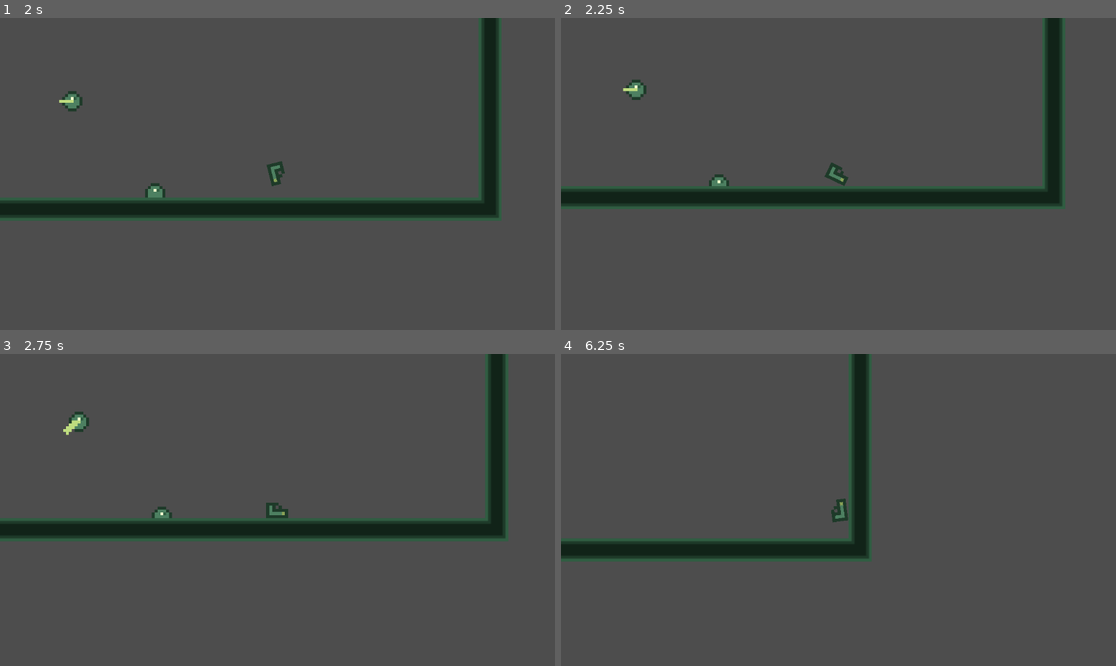
Above: before the commit, frames 1-4 (two rows, left to right).
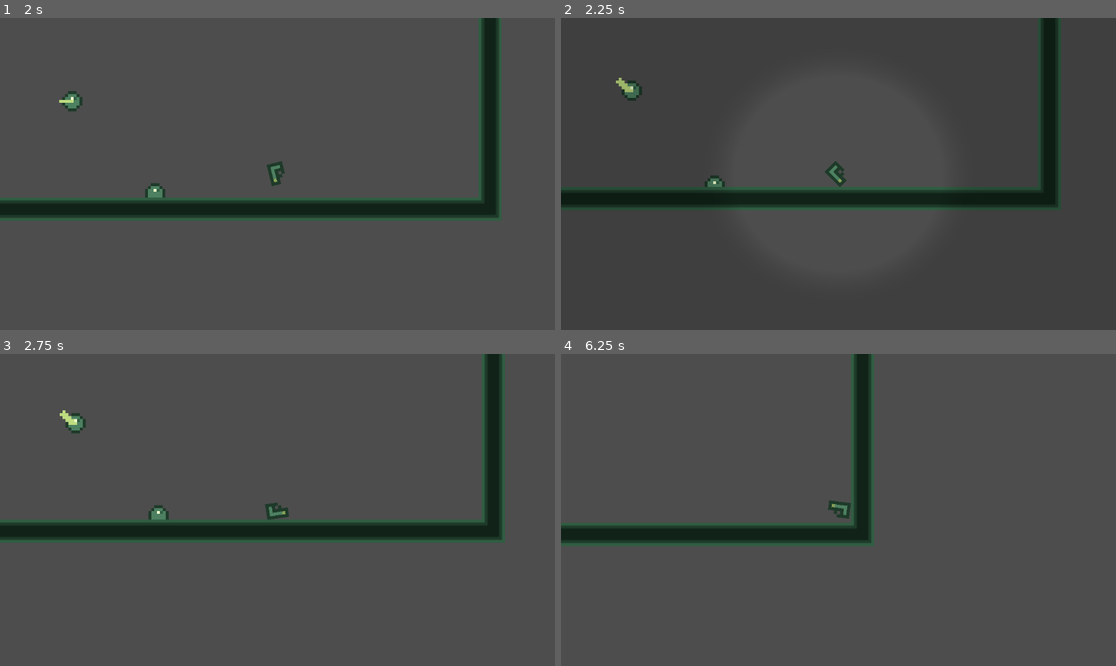
Above: after the commit, the same moments.

Repository: 20akshay00/GMTK2023
Game: Godot game, scene res://level.tscn
Two runs of this game, one before a commit and one after it. Both use one fixed random seed, a clock stepped at 60 frames per second and the inputs below.
Inputs:
- Up to frame 1 (2 s): hold A (rotate_ccw) 0.53-1.28 s; tap W (hop) at 0.77, 1.52 s; tap D (rotate_cw) at 0.8, 1.35 s; tap A (rotate_ccw) at 1.55 s
- Up to frame 2 (2.25 s): hold A (rotate_ccw) from 2.03 s (still down)
- Up to frame 3 (2.75 s): keep holding A (rotate_ccw); tap D (rotate_cw) at 2.3 s
- Up to frame 4 (6.25 s): release A (rotate_ccw) at 2.78 s; tap D (rotate_cw) at 2.85 s; tap W (hop) at 3.02, 3.77, 4.52, 6.02 s; tap A (rotate_ccw) at 3.05, 4.35, 5.85 s; hold D (rotate_cw) 3.53-4.28 s; tap S (shoot) at 3.6 s; hold D (rotate_cw) 5.03-5.78 s

Frame 1 is identical in both runs. In frame 2, 2.6% of the frame differs, in the area x 0-91%, y 0-62%; in frame 3, 2.5%; in frame 4, 7.2%, in the area x 0-57%, y 0-67%.

Commit message:
remove slowdown timeout temporarily

Diff:
--- a/gun.gd
+++ b/gun.gd
@@ -36,12 +36,12 @@
 	elif Input.is_action_just_pressed("hop"):
 		apply_central_impulse(Vector2.UP * hop_strength)
 
-	if (Input.is_action_just_pressed("rotate_ccw") or Input.is_action_just_pressed("rotate_cw")) and not is_touching and can_slowmo:
+	if (Input.is_action_just_pressed("rotate_ccw") or Input.is_action_just_pressed("rotate_cw")) and not is_touching:
 		Engine.time_scale = 0.2
 		rotation_strength = rotation_strength_low
 		$Camera2D/UI.slowmo_effect(0.15, 0.5)
-		if smtimer.time_left == 0:
-			smtimer.start()
+#		if smtimer.time_left == 0:
+#			smtimer.start()
 	elif Input.is_action_just_released("rotate_ccw") or Input.is_action_just_released("rotate_cw"):
 		Engine.time_scale = 1.0
 		rotation_strength = rotation_strength_high
